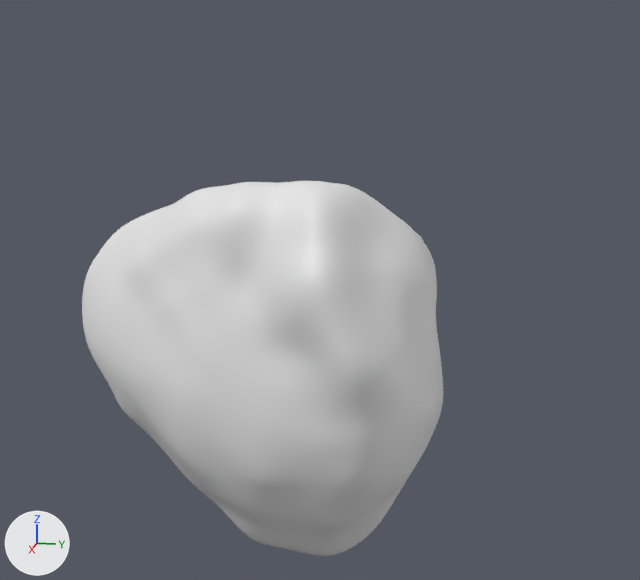
Before and after pictures for a commit that changed the Blender file MODELADOS/modelado personaje.blend.
Both versions are drawn from a camera (50 mm lens) standing at (10.2, 2.17, 6.38) and looking at (-0.33, 0.06, 3.75). The lights are fixed; the arrows at lower left show +X, +Y and +Z. The picture after the commit comes second.

Before the edit, the objects in view are built like this:
```python
me_roundcube_004 = bpy.data.meshes.new('Roundcube.004')
me_roundcube_004.from_pydata(...)  # 602 vertices, 600 faces; spans x -0.77..0.96, y -1.34..0.89, z -1.24..1.14
me_roundcube_004.polygons.foreach_set('use_smooth', [True] * 600)
ob_roundcube_004 = bpy.data.objects.new('Roundcube.004', me_roundcube_004)
ob_roundcube_004.location = (0.0, -0.19, 2.94)
ob_roundcube_004.scale = (2.07, 2.07, 2.07)
_m = ob_roundcube_004.modifiers.new('Subdivision', 'SUBSURF')
```
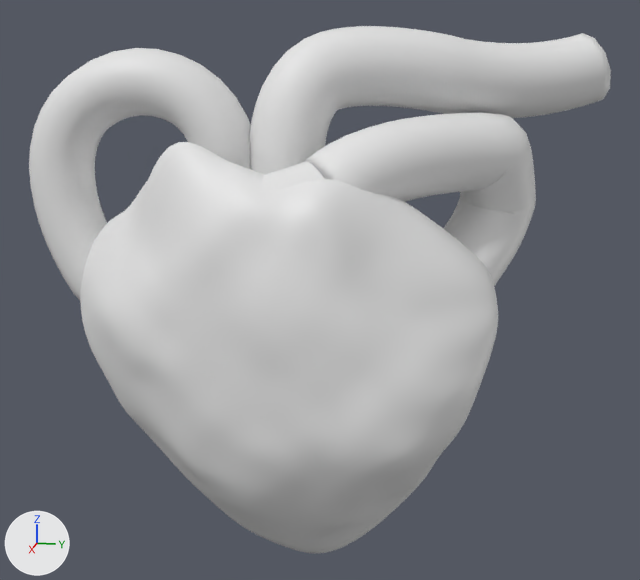
Commit message: modelado de corazón y avance en escenarios

Boxes (x1, y1, x2, y2) around the edits, measured in the pictures (640 x 580 px):
'Roundcube.004', reshaped (16% wider, 10% taller): before (82, 181, 443, 556); after (80, 142, 498, 553)
'NurbsPath.001', added: after (249, 26, 611, 175)
'NurbsPath', added: after (29, 48, 251, 300)
'NurbsPath.002', added: after (262, 113, 536, 286)

Edits to the bpy script that builds the scene:
```text
Change me_roundcube_004:
    used by ob_roundcube_004; location = (0.0, -0.19, 2.94); scale = (2.07, 2.07, 2.07)
    remove me_roundcube_004.from_pydata(...)  # 602 vertices, 600 faces; spans x -0.77..0.96, y -1.34..0.89, z -1.24..1.14
    add me_roundcube_004.from_pydata(...)  # 602 vertices, 600 faces; spans x -0.8..0.85, y -1.34..1.21, z -1.2..1.43
    me_roundcube_004 part 1: 393 of 602 vertices moved; they spanned x -0.77..0.96, y -1.34..0.89, z -1.24..1.13 and now span x -0.8..0.85, y -1.34..1.21, z -1.2..1.43; mean shift (-0.02, 0.03, 0.02); largest move (0.13, 0.82, 0.63) -> (-0.19, 1.13, 0.59)
    other edits to the shape of me_roundcube_004 do not show in these pictures
Add cu_nurbspath_005:
    cu_nurbspath_005 = bpy.data.curves.new('NurbsPath.005', 'CURVE')
    cu_nurbspath_005.dimensions = '3D'
    _sp = cu_nurbspath_005.splines.new('BEZIER'); _sp.bezier_points.add(5)
    _sp.bezier_points.foreach_set('co', [0.257, -2.803, -8.289, -0.466, -1.707, -7.261, -1.049, -1.119, -6.135, -0.8, -1.226, -5.499, 0.659, -2.966, -5.921, 0.983, -3.55, -6.119])
    _sp.bezier_points.foreach_set('handle_left', [0.257, -2.803, -8.296, -0.466, -1.709, -7.267, -1.049, -1.261, -6.712, -0.825, -1.194, -5.499, 0.422, -2.552, -5.466, 0.983, -3.524, -6.092])
    _sp.bezier_points.foreach_set('handle_right', [0.257, -2.803, -8.282, -0.466, -1.479, -6.712, -1.049, -1.109, -6.095, -0.393, -1.744, -5.499, 0.673, -2.989, -5.946, 0.983, -3.576, -6.145])
    for _p, _l, _r in zip(_sp.bezier_points, ['ALIGNED', 'ALIGNED', 'ALIGNED', 'ALIGNED', 'ALIGNED', 'ALIGNED'], ['ALIGNED', 'ALIGNED', 'ALIGNED', 'ALIGNED', 'ALIGNED', 'ALIGNED']): _p.handle_left_type = _l; _p.handle_right_type = _r
    _sp.order_u = 0
    _sp.order_v = 0
    cu_nurbspath_005.use_path = True
    cu_nurbspath_005.bevel_resolution = 32
    cu_nurbspath_005.bevel_depth = 0.46
    cu_nurbspath_005.fill_mode = 'FULL'
Add cu_nurbspath_004:
    cu_nurbspath_004 = bpy.data.curves.new('NurbsPath.004', 'CURVE')
    cu_nurbspath_004.dimensions = '3D'
    _sp = cu_nurbspath_004.splines.new('BEZIER'); _sp.bezier_points.add(4)
    _sp.bezier_points.foreach_set('co', [0.294, -3.701, -7.113, -0.196, -3.92, -6.413, -0.223, -3.591, -4.774, -0.0507, -2.075, -4.787, -0.118, 0.0889, -4.681])
    _sp.bezier_points.foreach_set('handle_left', [0.294, -4.245, -7.113, -0.196, -3.803, -6.945, -0.223, -4.083, -5.02, -0.0507, -2.438, -4.711, -0.118, -0.502, -4.885])
    _sp.bezier_points.foreach_set('handle_right', [0.294, -3.157, -7.113, -0.196, -4.038, -5.876, -0.223, -3.26, -4.609, -0.0507, -1.463, -4.914, -0.118, 0.68, -4.477])
    for _p, _l, _r in zip(_sp.bezier_points, ['ALIGNED', 'ALIGNED', 'ALIGNED', 'ALIGNED', 'ALIGNED'], ['ALIGNED', 'ALIGNED', 'ALIGNED', 'ALIGNED', 'ALIGNED']): _p.handle_left_type = _l; _p.handle_right_type = _r
    _sp.order_u = 0
    _sp.order_v = 0
    cu_nurbspath_004.use_path = True
    cu_nurbspath_004.offset = 0.09
    cu_nurbspath_004.bevel_depth = 0.36
    cu_nurbspath_004.fill_mode = 'FULL'
    cu_nurbspath_004.bevel_factor_start = 0.227
    cu_nurbspath_004.bevel_factor_end = 0.993
Add ob_nurbspath_002:
    ob_nurbspath_002 = bpy.data.objects.new('NurbsPath.002', cu_nurbspath_005)
    ob_nurbspath_002.location = (0.0, 3.3, 10.96)
Add ob_nurbspath_001:
    ob_nurbspath_001 = bpy.data.objects.new('NurbsPath.001', cu_nurbspath_004)  # modifiers SOLIDIFY
    ob_nurbspath_001.location = (-2.06, 3.3, 11.04)
    ob_nurbspath_001.rotation_euler = (0.0, 0.0, 0.543)  # degrees (0, 0, 31)
Add ob_nurbspath:
    ob_nurbspath = bpy.data.objects.new('NurbsPath', me_nurbspath_003)  # 612 vertices, 596 faces; spans x -0.39..0.39, y -6.81..-3.93, z -7.59..-4.3
    ob_nurbspath.location = (0.0, 3.3, 10.96)
```
